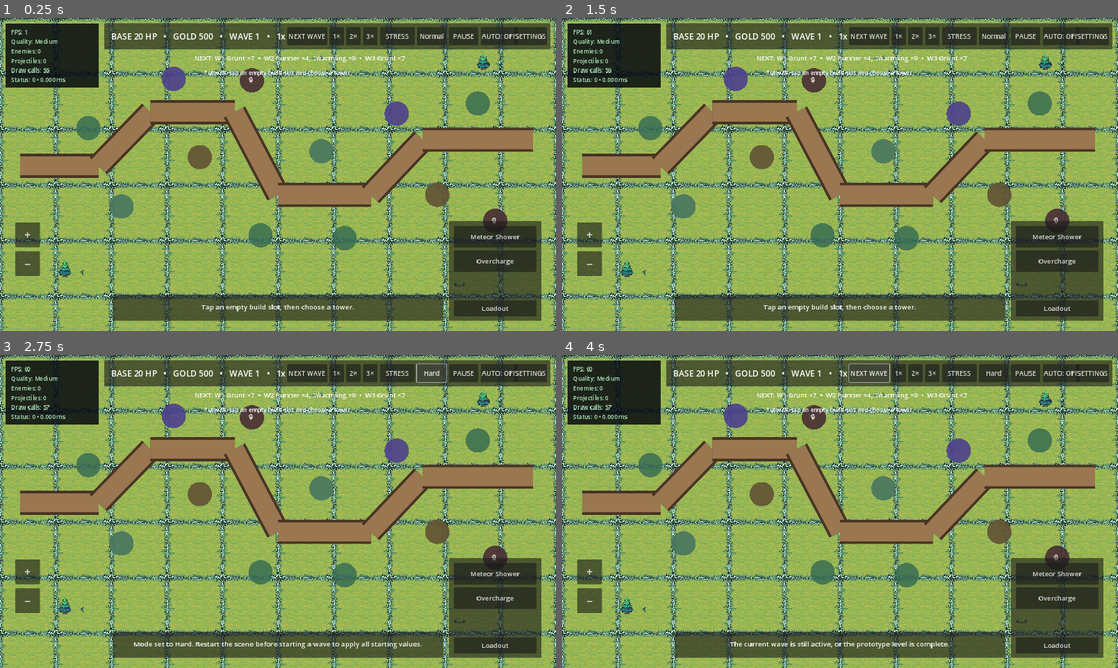
Above: before the commit, frames 1-4 (two rows, left to right).
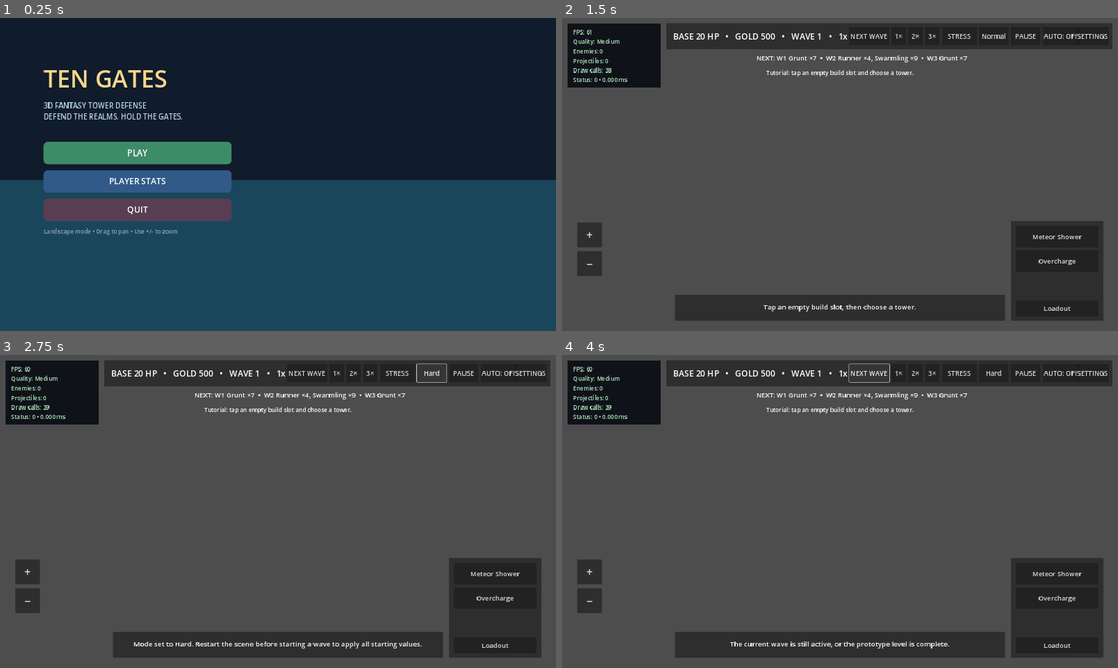
Above: after the commit, the same moments.

Repository: harryshabri0/ten-gates
Game: Godot game, scene res://scenes/ui/main_menu.tscn
Same seed, same stepped clock (60 frames per second), same inputs: the game is played once before the commit and once after it. Before the commit the project starts from res://scenes/game/game_root.tscn.
Inputs (mouse positions are in pixels of both pictures, inside the frame that each line leads up to):
- Up to frame 1 (0.25 s): no input
- Up to frame 2 (1.5 s): click (701, 180) at 0.5 s, where only the run after the commit has a clickable "PLAYER STATS"; click (701, 152) at 1.25 s, where only the run after the commit has a clickable "PLAY"
- Up to frame 3 (2.75 s): click "Normal" at 2 s
- Up to frame 4 (4 s): click "NEXT WAVE" at 2.75 s; click "NEXT WAVE" at 3.5 s

The runs differ from the first frame. In frame 1, 96% of the frame differs, in the area x 0-100%, y 0-100%; in frame 2, 87%; in frame 3, 87%; in frame 4, 87%.
Error in both runs: Invalid call. Nonexistent 'String' constructor. (res://scripts/gameplay/wave_director.gd:58)

Commit message:
Add 3D presentation menu stats and combat SFX

Diff:
--- a/project.godot
+++ b/project.godot
@@ -5,9 +5,9 @@
 [application]
 
 config/name="Ten Gates"
-config/version="1.0.0"
+config/version="1.0.1"
 config/icon="res://assets/release/ten_gates_icon.png"
-run/main_scene="res://scenes/game/game_root.tscn"
+run/main_scene="res://scenes/ui/main_menu.tscn"
 config/features=PackedStringArray("4.3", "Mobile")
 boot_splash/bg_color=Color(0.035, 0.055, 0.09, 1)
 boot_splash/show_image=true
@@ -20,6 +20,8 @@
 Settings="*res://scripts/core/settings.gd"
 SaveManager="*res://scripts/core/save_manager.gd"
 UpdateService="*res://scripts/core/update_service.gd"
+AudioDirector="*res://scripts/core/audio_director.gd"
+PlayerStats="*res://scripts/core/player_stats.gd"
 
 [display]
 
--- a/scenes/game/game_root.tscn
+++ b/scenes/game/game_root.tscn
@@ -13,6 +13,7 @@
 [ext_resource type="PackedScene" path="res://scenes/ui/feedback_layer.tscn" id="11_feedback"]
 [ext_resource type="Script" path="res://scripts/gameplay/world_rule_controller.gd" id="12_rules"]
 [ext_resource type="Script" path="res://scripts/gameplay/camera_controller.gd" id="13_camera"]
+[ext_resource type="Script" path="res://scripts/gameplay/three_d_battlefield.gd" id="14_3d"]
 
 [node name="GameRoot" type="Node2D"]
 script = ExtResource("3_controller")
@@ -54,6 +55,9 @@
 [node name="WorldRuleController" type="Node" parent="."]
 script = ExtResource("12_rules")
 
+[node name="ThreeDBattlefield" type="Node" parent="."]
+script = ExtResource("14_3d")
+
 [node name="GameHud" parent="." instance=ExtResource("7_hud")]
 
 [node name="DebugOverlay" parent="." instance=ExtResource("2_debug")]
--- /dev/null
+++ b/scenes/ui/main_menu.tscn
@@ -0,0 +1,12 @@
+[gd_scene load_steps=2 format=3]
+
+[ext_resource type="Script" path="res://scripts/ui/main_menu.gd" id="1_menu"]
+
+[node name="MainMenu" type="Control"]
+layout_mode = 3
+anchors_preset = 15
+anchor_right = 1.0
+anchor_bottom = 1.0
+grow_horizontal = 2
+grow_vertical = 2
+script = ExtResource("1_menu")
--- /dev/null
+++ b/scripts/core/audio_director.gd
@@ -0,0 +1,62 @@
+extends Node
+## Lightweight procedural SFX. This keeps the mobile build self-contained while
+## still giving each combat action audible feedback.
+
+const MIX_RATE: float = 22050.0
+const MIN_GAP_SECONDS: float = 0.045
+
+var _players: Array[AudioStreamPlayer] = []
+var _playbacks: Array[AudioStreamGeneratorPlayback] = []
+var _next_player: int = 0
+var _last_sound_ms: int = 0
+
+func _ready() -> void:
+	for index: int in 3:
+		var stream := AudioStreamGenerator.new()
+		stream.mix_rate = int(MIX_RATE)
+		stream.buffer_length = 0.25
+		var player := AudioStreamPlayer.new()
+		player.bus = "Master"
+		player.volume_db = -10.0
+		player.stream = stream
+		add_child(player)
+		player.play()
+		_players.append(player)
+		_playbacks.append(player.get_stream_playback())
+
+func play_attack(tower_id: String = "") -> void:
+	var base_frequency: float = 260.0
+	if tower_id in ["arcane", "tesla", "void_tower"]:
+		base_frequency = 520.0
+	elif tower_id in ["cannon", "fire_tower"]:
+		base_frequency = 125.0
+	_tone(base_frequency, 0.055, 0.23, true)
+
+func play_hit(heavy: bool = false) -> void:
+	_tone(105.0 if heavy else 180.0, 0.07 if heavy else 0.04, 0.28, false)
+
+func play_build() -> void:
+	_tone(620.0, 0.11, 0.24, true)
+
+func play_upgrade() -> void:
+	_tone(820.0, 0.14, 0.25, true)
+
+func play_ui() -> void:
+	_tone(440.0, 0.035, 0.16, true)
+
+func _tone(frequency: float, duration: float, volume: float, rising: bool) -> void:
+	var now: int = Time.get_ticks_msec()
+	if now - _last_sound_ms < int(MIN_GAP_SECONDS * 1000.0):
+		return
+	_last_sound_ms = now
+	if _playbacks.is_empty():
+		return
+	var playback: AudioStreamGeneratorPlayback = _playbacks[_next_player]
+	_next_player = (_next_player + 1) % _playbacks.size()
+	var frames: int = maxi(1, roundi(duration * MIX_RATE))
+	for frame: int in frames:
+		var progress: float = float(frame) / float(frames)
+		var pitch: float = frequency * (1.24 - progress * 0.24) if rising else frequency * (1.0 - progress * 0.36)
+		var envelope: float = (1.0 - progress) * (1.0 - progress)
+		var sample: float = sin(TAU * pitch * float(frame) / MIX_RATE) * volume * envelope
+		playback.push_frame(Vector2(sample, sample))
--- /dev/null
+++ b/scripts/core/player_stats.gd
@@ -0,0 +1,59 @@
+extends Node
+## Persistent player-facing totals displayed on the title screen.
+
+signal changed
+
+var _data: Dictionary = {}
+var _dirty: bool = false
+var _save_elapsed: float = 0.0
+
+func _ready() -> void:
+	_data = SaveManager.get_section("statistics")
+	for key: String in ["kills", "damage", "towers_built", "waves_cleared", "gold_earned"]:
+		_data[key] = int(_data.get(key, 0))
+
+func _process(delta: float) -> void:
+	if not _dirty:
+		return
+	_save_elapsed += delta
+	if _save_elapsed >= 2.0:
+		flush()
+
+func record_kill(bounty: int) -> void:
+	_data["kills"] = int(_data["kills"]) + 1
+	_data["gold_earned"] = int(_data["gold_earned"]) + maxi(0, bounty)
+	_mark_changed()
+
+func record_damage(amount: float) -> void:
+	_data["damage"] = int(_data["damage"]) + maxi(0, roundi(amount))
+	_mark_changed()
+
+func record_tower_built() -> void:
+	_data["towers_built"] = int(_data["towers_built"]) + 1
+	_mark_changed()
+
+func record_wave_cleared() -> void:
+	_data["waves_cleared"] = int(_data["waves_cleared"]) + 1
+	_mark_changed()
+
+func summary_text() -> String:
+	return "KILLS  %s\nDAMAGE  %s\nTOWERS BUILT  %s\nWAVES CLEARED  %s\nGOLD EARNED  %s" % [
+		_format(int(_data.get("kills", 0))), _format(int(_data.get("damage", 0))),
+		_format(int(_data.get("towers_built", 0))), _format(int(_data.get("waves_cleared", 0))),
+		_format(int(_data.get("gold_earned", 0)))
+	]
+
+func flush() -> void:
+	if not _dirty:
+		return
+	SaveManager.set_section("statistics", _data, true)
+	_dirty = false
+	_save_elapsed = 0.0
+
+func _mark_changed() -> void:
+	_dirty = true
+	_save_elapsed = 0.0
+	changed.emit()
+
+func _format(value: int) -> String:
+	return "%d" % value
--- a/scripts/gameplay/enemy_manager.gd
+++ b/scripts/gameplay/enemy_manager.gd
@@ -151,6 +151,22 @@
 		if enemy["active"]:
 			count += 1
 	return count
+
+func get_visual_enemies(limit: int = 80) -> Array[Dictionary]:
+	var result: Array[Dictionary] = []
+	for enemy: Dictionary in _enemies:
+		if not enemy["active"]:
+			continue
+		result.append({
+			"position": enemy["position"],
+			"color": enemy["color"],
+			"flying": enemy["flying"],
+			"is_elite": enemy["is_elite"],
+			"is_boss": enemy["is_boss"]
+		})
+		if result.size() >= limit:
+			break
+	return result
 
 func find_target(origin: Vector2, radius: float, target_mode: int = 0, can_target_flying: bool = true, is_anti_air: bool = false) -> int:
 	_grid.query_circle(origin, radius, _query_buffer)
--- a/scripts/gameplay/game_controller.gd
+++ b/scripts/gameplay/game_controller.gd
@@ -66,6 +66,7 @@
 var _is_paused: bool = false
 var _auto_next: bool = false
 var _leak_causes: Dictionary = {}
+var _is_3d_presentation: bool = true
 
 func _ready() -> void:
 	_load_tower_data()
@@ -241,6 +242,7 @@
 		_hud.set_hint("Not enough gold for %s." % tower.tower_name)
 		return
 	add_child(tower)
+	tower.hide()
 	_towers.append(tower)
 	_tower_by_slot[_selected_slot] = tower
 	_slots_occupied[_selected_slot] = 1
@@ -251,6 +253,8 @@
 	_selected_tower = tower
 	tower.set_selected(true)
 	_hud.set_hint("%s built. Undo is available for 3 seconds." % tower.tower_name)
+	AudioDirector.play_build()
+	PlayerStats.record_tower_built()
 	_update_tutorial("built")
 	_refresh_tower_panel()
 	_refresh_hud()
@@ -268,6 +272,7 @@
 		_hud.set_hint("Not enough gold for this upgrade.")
 		return
 	if _selected_tower.upgrade():
+		AudioDirector.play_upgrade()
 		GameState.set_gold(GameState.gold - cost)
 		_hud.set_hint("%s upgraded to L%d." % [_selected_tower.tower_name, _selected_tower.level])
 		_refresh_tower_panel()
@@ -303,6 +308,7 @@
 	refund = _selected_tower.get_sell_refund(minf(0.95, float(_difficulty.get("sell_refund", SELL_REFUND_NORMAL)) + _skill_modifiers.flat("sell_refund")))
 	_sell_count += 1
 	GameState.set_gold(GameState.gold + refund)
+	AudioDirector.play_ui()
 	_remove_tower(slot, _selected_tower)
 	_hud.set_hint("Tower sold for %d gold." % refund)
 	_clear_selection()
@@ -420,6 +426,7 @@
 	_refresh_hud()
 
 func _on_enemy_defeated(bounty: int) -> void:
+	PlayerStats.record_kill(bounty)
 	if str(_current_level.get("modifier", "")) != "gold_scarce":
 		GameState.set_gold(GameState.gold + roundi(float(bounty) * _gold_rush_multiplier * _skill_modifiers.multiplier("bounty")))
 	_refresh_hud()
@@ -428,6 +435,7 @@
 	_discover("enemies", enemy_id)
 
 func _on_enemy_damaged(_position: Vector2, _damage: float) -> void:
+	PlayerStats.record_damage(_damage)
 	_feedback.hit_flash()
 
 func _on_boss_telegraph(_position: Vector2, _radius: float, _duration: float, label: String) -> void:
@@ -541,6 +549,7 @@
 		_hud.set_hint("Bridge lever is cooling down.")
 
 func _on_wave_completed(number: int) -> void:
+	PlayerStats.record_wave_cleared()
 	var coin_bonus: int = 0
 	for tower: PrototypeTower in _towers:
 		coin_bonus += tower.get_wave_gold_bonus()
@@ -731,6 +740,7 @@
 		tower.set_world_range_multiplier(_world_rules.get_tower_range_multiplier())
 		tower.set_world_element_damage_multipliers(_world_rules.get_element_damage_multipliers())
 		add_child(tower)
+		tower.hide()
 		_towers.append(tower)
 		_tower_by_slot[slot] = tower
 		_slots_occupied[slot] = 1
@@ -761,6 +771,8 @@
 		_tower_definitions[String(tower["id"])] = tower
 
 func _draw() -> void:
+	if _is_3d_presentation:
+		return
 	draw_rect(Rect2(0.0, 0.0, 1920.0, 1080.0), Color("#31513b"))
 	for row: int in 6:
 		for column: int in 10:
@@ -794,3 +806,15 @@
 		"rune": return Color(0.30, 0.25, 0.55, 0.9)
 		"roadside": return Color(0.38, 0.32, 0.20, 0.9)
 		_: return Color(0.21, 0.42, 0.32, 0.82)
+
+func get_visual_path() -> PackedVector2Array:
+	return _path_points
+
+func get_visual_tower_nodes() -> Array[PrototypeTower]:
+	return _towers
+
+func get_visual_towers() -> Array[Dictionary]:
+	var result: Array[Dictionary] = []
+	for tower: PrototypeTower in _towers:
+		result.append({"position": tower.global_position, "level": tower.level, "color": tower.get_visual_color()})
+	return result
--- a/scripts/gameplay/projectile_pool.gd
+++ b/scripts/gameplay/projectile_pool.gd
@@ -76,6 +76,7 @@
 	return count
 
 func _resolve_hit(projectile: Dictionary, enemy_manager: Node) -> void:
+	AudioDirector.play_hit(bool(projectile["heavy"]))
 	var splash: float = float(projectile["splash"])
 	if splash > 0.0:
 		enemy_manager.damage_radius(projectile["position"], splash, float(projectile["damage"]), String(projectile["damage_type"]))
--- /dev/null
+++ b/scripts/gameplay/three_d_battlefield.gd
@@ -0,0 +1,233 @@
+class_name ThreeDBattlefield
+extends Node
+## 3D presentation layer for the existing deterministic tower-defense simulation.
+## It renders low-poly fantasy forms in a SubViewport while gameplay data remains
+## lightweight and mobile-friendly in the 2D simulation layer.
+
+const MAX_VISIBLE_ENEMIES: int = 80
+
+var _viewport: SubViewport
+var _camera: Camera3D
+var _enemy_nodes: Array[MeshInstance3D] = []
+var _tower_nodes: Array[Node3D] = []
+var _ground: MeshInstance3D
+var _path_root: Node3D
+var _world_root: Node3D
+var _enemy_mesh: SphereMesh
+var _last_path_count: int = -1
+var _zoom_size: float = 18.5
+
+func _ready() -> void:
+	_setup_viewport()
+	_setup_world()
+	EventBus.pinch_zoom_requested.connect(_on_zoom)
+
+func _setup_viewport() -> void:
+	_viewport = SubViewport.new()
+	_viewport.size = Vector2i(1920, 1080)
+	_viewport.transparent_bg = false
+	_viewport.render_target_update_mode = SubViewport.UPDATE_ALWAYS
+	add_child(_viewport)
+	var display := TextureRect.new()
+	display.texture = _viewport.get_texture()
+	display.expand_mode = TextureRect.EXPAND_IGNORE_SIZE
+	display.stretch_mode = TextureRect.STRETCH_KEEP_ASPECT_COVERED
+	display.mouse_filter = Control.MOUSE_FILTER_IGNORE
+	display.set_anchors_and_offsets_preset(Control.PRESET_FULL_RECT)
+	display.z_index = -10
+	get_parent().call_deferred("add_child", display)
+	get_parent().call_deferred("move_child", display, 0)
+	var backdrop: CanvasItem = get_parent().get_node_or_null("Backdrop") as CanvasItem
+	if backdrop != null:
+		backdrop.hide()
+	var old_camera: Camera2D = get_parent().get_node_or_null("GameplayCamera") as Camera2D
+	if old_camera != null:
+		old_camera.enabled = false
+
+func _setup_world() -> void:
+	_world_root = Node3D.new()
+	_viewport.add_child(_world_root)
+	var environment := WorldEnvironment.new()
+	var env := Environment.new()
+	env.background_mode = Environment.BG_COLOR
+	env.background_color = Color("13253a")
+	env.ambient_light_source = Environment.AMBIENT_SOURCE_COLOR
+	env.ambient_light_color = Color("b8d7e7")
+	env.ambient_light_energy = 0.72
+	env.tonemap_mode = Environment.TONE_MAPPER_FILMIC
+	environment.environment = env
+	_world_root.add_child(environment)
+	var sun := DirectionalLight3D.new()
+	sun.rotation_degrees = Vector3(-55.0, -30.0, 0.0)
+	sun.light_color = Color("ffe1ab")
+	sun.light_energy = 1.4
+	sun.shadow_enabled = true
+	_world_root.add_child(sun)
+	var fill := OmniLight3D.new()
+	fill.position = Vector3(-5.0, 4.0, 2.0)
+	fill.light_color = Color("79b6ff")
+	fill.light_energy = 2.0
+	fill.omni_range = 17.0
+	_world_root.add_child(fill)
+	_camera = Camera3D.new()
+	_camera.projection = Camera3D.PROJECTION_ORTHOGONAL
+	_camera.size = _zoom_size
+	_camera.position = Vector3(0.0, 13.5, 10.5)
+	_world_root.add_child(_camera)
+	_camera.look_at(Vector3(0.0, 0.0, 0.0))
+	_ground = MeshInstance3D.new()
+	var plane := PlaneMesh.new()
+	plane.size = Vector2(20.0, 13.0)
+	_ground.mesh = plane
+	_ground.material_override = _material(Color("31543f"), 0.0, 0.95)
+	_world_root.add_child(_ground)
+	_path_root = Node3D.new()
+	_world_root.add_child(_path_root)
+	_add_scatter()
+	_enemy_mesh = SphereMesh.new()
+	_enemy_mesh.radius = 0.23
+	_enemy_mesh.height = 0.50
+	_enemy_mesh.radial_segments = 8
+	_enemy_mesh.rings = 4
+	for index: int in MAX_VISIBLE_ENEMIES:
+		var actor := MeshInstance3D.new()
+		actor.mesh = _enemy_mesh
+		actor.material_override = _material(Color.WHITE, 0.0, 0.72)
+		actor.visible = false
+		_world_root.add_child(actor)
+		_enemy_nodes.append(actor)
+
+func _process(_delta: float) -> void:
+	var controller: Node = get_parent()
+	var enemy_manager: PrototypeEnemyManager = controller.get_node_or_null("EnemyManager") as PrototypeEnemyManager
+	if enemy_manager == null:
+		return
+	enemy_manager.hide()
+	var projectile_pool: CanvasItem = controller.get_node_or_null("ProjectilePool") as CanvasItem
+	if projectile_pool != null:
+		projectile_pool.hide()
+	for tower: PrototypeTower in controller.get_visual_tower_nodes():
+		tower.hide()
+	_sync_path(controller.get_visual_path())
+	_sync_enemies(enemy_manager.get_visual_enemies(MAX_VISIBLE_ENEMIES))
+	_sync_towers(controller.get_visual_towers())
+
+func _sync_path(path: PackedVector2Array) -> void:
+	if path.size() == _last_path_count:
+		return
+	_last_path_count = path.size()
+	for child: Node in _path_root.get_children():
+		child.queue_free()
+	for index: int in range(maxi(0, path.size() - 1)):
+		var start: Vector3 = _to_world(path[index])
+		var finish: Vector3 = _to_world(path[index + 1])
+		var segment: Vector3 = finish - start
+		var road := MeshInstance3D.new()
+		var mesh := BoxMesh.new()
+		mesh.size = Vector3(0.72, 0.07, segment.length() + 0.12)
+		road.mesh = mesh
+		road.position = (start + finish) * 0.5 + Vector3.UP * 0.045
+		road.rotation.y = atan2(segment.x, segment.z)
+		road.material_override = _material(Color("765038"), 0.0, 0.96)
+		_path_root.add_child(road)
+
+func _sync_enemies(enemies: Array[Dictionary]) -> void:
+	for index: int in _enemy_nodes.size():
+		var actor: MeshInstance3D = _enemy_nodes[index]
+		if index >= enemies.size():
+			actor.visible = false
+			continue
+		var enemy: Dictionary = enemies[index]
+		actor.visible = true
+		actor.position = _to_world(Vector2(enemy["position"]))
+		actor.position.y = 0.78 if bool(enemy.get("flying", false)) else 0.30
+		var size: float = 1.85 if bool(enemy.get("is_boss", false)) else 1.22 if bool(enemy.get("is_elite", false)) else 1.0
+		actor.scale = Vector3(size, size, size)
+		var color: Color = Color(enemy.get("color", Color.WHITE))
+		if bool(enemy.get("is_boss", false)):
+			color = Color("e86a55")
+		var material: StandardMaterial3D = actor.material_override as StandardMaterial3D
+		material.albedo_color = color
+
+func _sync_towers(towers: Array[Dictionary]) -> void:
+	while _tower_nodes.size() < towers.size():
+		_tower_nodes.append(_make_tower())
+	for index: int in _tower_nodes.size():
+		var tower: Node3D = _tower_nodes[index]
+		if index >= towers.size():
+			tower.visible = false
+			continue
+		var data: Dictionary = towers[index]
+		tower.visible = true
+		tower.position = _to_world(Vector2(data["position"]))
+		var color: Color = Color(data["color"])
+		var glow: MeshInstance3D = tower.get_node("Glow") as MeshInstance3D
+		var glow_material: StandardMaterial3D = glow.material_override as StandardMaterial3D
+		glow_material.albedo_color = color
+		glow.rotation.y += 0.03
+		var height: float = 0.78 + float(data.get("level", 1)) * 0.08
+		tower.get_node("Spire").scale.y = height
+
+func _make_tower() -> Node3D:
+	var root := Node3D.new()
+	_world_root.add_child(root)
+	var base := MeshInstance3D.new()
+	var base_mesh := CylinderMesh.new()
+	base_mesh.top_radius = 0.30
+	base_mesh.bottom_radius = 0.42
+	base_mesh.height = 0.32
+	base.mesh = base_mesh
+	base.position.y = 0.16
+	base.material_override = _material(Color("2b3138"), 0.12, 0.6)
+	root.add_child(base)
+	var spire := MeshInstance3D.new()
+	spire.name = "Spire"
+	var spire_mesh := CylinderMesh.new()
+	spire_mesh.top_radius = 0.16
+	spire_mesh.bottom_radius = 0.22
+	spire_mesh.height = 0.85
+	spire.mesh = spire_mesh
+	spire.position.y = 0.66
+	spire.material_override = _material(Color("7d8d92"), 0.1, 0.56)
+	root.add_child(spire)
+	var glow := MeshInstance3D.new()
+	glow.name = "Glow"
+	var glow_mesh := SphereMesh.new()
+	glow_mesh.radius = 0.18
+	glow_mesh.height = 0.36
+	glow.mesh = glow_mesh
+	glow.position.y = 1.18
+	glow.material_override = _material(Color("f5cf6d"), 0.15, 0.3, true)
+	root.add_child(glow)
+	return root
+
+func _add_scatter() -> void:
+	for pos: Vector3 in [Vector3(-7.7, 0.0, -4.5), Vector3(7.5, 0.0, -4.2), Vector3(-7.0, 0.0, 4.0), Vector3(7.2, 0.0, 3.7)]:
+		var tree := MeshInstance3D.new()
+		var cone := CylinderMesh.new()
+		cone.top_radius = 0.0
+		cone.bottom_radius = 0.65
+		cone.height = 1.8
+		tree.mesh = cone
+		tree.position = pos + Vector3.UP * 0.9
+		tree.material_override = _material(Color("1e4937"), 0.0, 0.9)
+		_world_root.add_child(tree)
+
+func _to_world(position: Vector2) -> Vector3:
+	return Vector3((position.x - 960.0) / 112.0, 0.0, (position.y - 540.0) / 112.0)
+
+func _material(color: Color, metallic: float, roughness: float, emission: bool = false) -> StandardMaterial3D:
+	var material := StandardMaterial3D.new()
+	material.albedo_color = color
+	material.metallic = metallic
+	material.roughness = roughness
+	if emission:
+		material.emission_enabled = true
+		material.emission = color
+		material.emission_energy_multiplier = 1.5
+	return material
+
+func _on_zoom(factor: float) -> void:
+	_zoom_size = clampf(_zoom_size / maxf(0.2, factor), 11.0, 24.0)
+	if _camera != null:
+		_camera.size = _zoom_size
--- a/scripts/gameplay/tower.gd
+++ b/scripts/gameplay/tower.gd
@@ -193,6 +193,7 @@
 	_attack_target(target, stats, enemy_manager, projectile_pool, status_system)
 
 func _attack_target(target: int, stats: Dictionary, enemy_manager: PrototypeEnemyManager, projectile_pool: PrototypeProjectilePool, status_system: PrototypeStatusSystem) -> void:
+	AudioDirector.play_attack(tower_id)
 	var element_multiplier: float = float(_world_element_damage_multipliers.get(String(definition.get("element", "")), 1.0))
 	var final_damage: float = float(stats["damage"]) * _damage_modifier * _skill_multiplier("tower_damage") * element_multiplier * _enemy_damage_multiplier
 	if tower_id == "archer":
@@ -319,6 +320,9 @@
 		return base_color.lerp(Color(0.25, 0.75, 1.0), 0.35)
 	return base_color
 
+func get_visual_color() -> Color:
+	return _display_color()
+
 func _draw() -> void:
 	var stats: Dictionary = _current_stats()
 	var color: Color = _display_color()
--- /dev/null
+++ b/scripts/ui/main_menu.gd
@@ -0,0 +1,90 @@
+extends Control
+
+var _stats_panel: PanelContainer
+var _stats_label: Label
+
+func _ready() -> void:
+	_build_interface()
+
+func _build_interface() -> void:
+	var background := ColorRect.new()
+	background.color = Color("101b2b")
+	background.set_anchors_and_offsets_preset(Control.PRESET_FULL_RECT)
+	add_child(background)
+	var glow := ColorRect.new()
+	glow.color = Color(0.12, 0.34, 0.43, 0.72)
+	glow.position = Vector2(0, 560)
+	glow.size = Vector2(1920, 520)
+	add_child(glow)
+	var layout := VBoxContainer.new()
+	layout.position = Vector2(150, 150)
+	layout.size = Vector2(650, 680)
+	layout.add_theme_constant_override("separation", 20)
+	add_child(layout)
+	var title := Label.new()
+	title.text = "TEN GATES"
+	title.add_theme_font_size_override("font_size", 82)
+	title.add_theme_color_override("font_color", Color("f7d78b"))
+	layout.add_child(title)
+	var subtitle := Label.new()
+	subtitle.text = "3D FANTASY TOWER DEFENSE\nDEFEND THE REALMS. HOLD THE GATES."
+	subtitle.add_theme_font_size_override("font_size", 25)
+	subtitle.add_theme_color_override("font_color", Color("bbd7df"))
+	layout.add_child(subtitle)
+	var spacer := Control.new()
+	spacer.custom_minimum_size.y = 30
+	layout.add_child(spacer)
+	layout.add_child(_button("PLAY", _play, Color("3e8b67")))
+	layout.add_child(_button("PLAYER STATS", _toggle_stats, Color("315a88")))
+	layout.add_child(_button("QUIT", _quit, Color("593d52")))
+	var note := Label.new()
+	note.text = "Landscape mode • Drag to pan • Use +/- to zoom"
+	note.add_theme_font_size_override("font_size", 20)
+	note.add_theme_color_override("font_color", Color("8da8b5"))
+	layout.add_child(note)
+	_stats_panel = PanelContainer.new()
+	_stats_panel.position = Vector2(1040, 210)
+	_stats_panel.size = Vector2(620, 520)
+	_stats_panel.visible = false
+	add_child(_stats_panel)
+	var box := VBoxContainer.new()
+	box.add_theme_constant_override("separation", 22)
+	_stats_panel.add_child(box)
+	var stat_title := Label.new()
+	stat_title.text = "PLAYER STATISTICS"
+	stat_title.horizontal_alignment = HORIZONTAL_ALIGNMENT_CENTER
+	stat_title.add_theme_font_size_override("font_size", 34)
+	box.add_child(stat_title)
+	_stats_label = Label.new()
+	_stats_label.add_theme_font_size_override("font_size", 27)
+	_stats_label.add_theme_color_override("font_color", Color("dceef2"))
+	box.add_child(_stats_label)
+	box.add_child(_button("CLOSE", _toggle_stats, Color("435b73")))
+
+func _button(caption: String, action: Callable, color: Color) -> Button:
+	var button := Button.new()
+	button.text = caption
+	button.custom_minimum_size = Vector2(460, 78)
+	button.add_theme_font_size_override("font_size", 29)
+	button.add_theme_color_override("font_color", Color.WHITE)
+	var normal := StyleBoxFlat.new()
+	normal.bg_color = color
+	normal.corner_radius_top_left = 16
+	normal.corner_radius_top_right = 16
+	normal.corner_radius_bottom_left = 16
+	normal.corner_radius_bottom_right = 16
+	button.add_theme_stylebox_override("normal", normal)
+	button.pressed.connect(func() -> void: AudioDirector.play_ui(); action.call())
+	return button
+
+func _play() -> void:
+	PlayerStats.flush()
+	get_tree().change_scene_to_file("res://scenes/game/game_root.tscn")
+
+func _toggle_stats() -> void:
+	_stats_panel.visible = not _stats_panel.visible
+	if _stats_panel.visible:
+		_stats_label.text = PlayerStats.summary_text()
+
+func _quit() -> void:
+	get_tree().quit()
Not shown, changed: export_presets.cfg
Not shown: 1 places in scenes/game/game_root.tscn that only renumber resources
